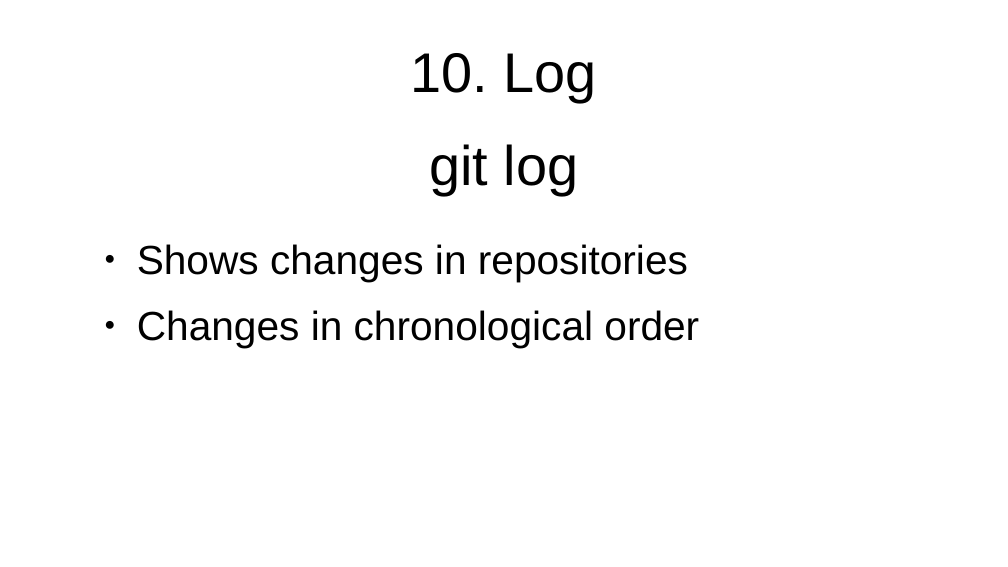
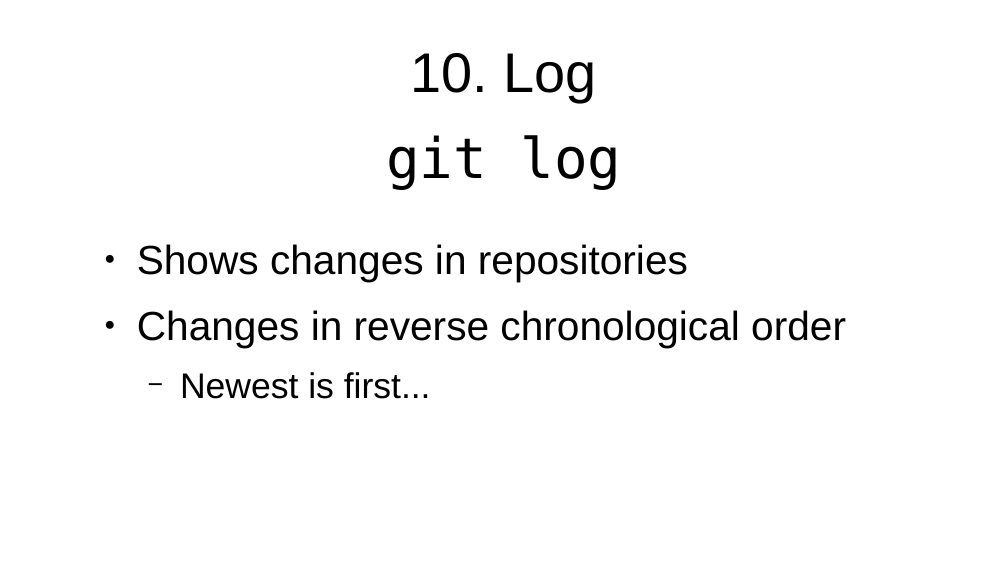
Before and after one commit to flintiii/TenStatementGit, a slide deck: slide 27 of vm_workshop_presentation.odp. Drawn at 1008x567 pixels with LibreOffice and Linux fonts; fonts in the diff are those of the drawing. Boxes give left, top, right and bottom in pixels: in the first picture for what was removed or moved away, otherwise in the second. Text is boxed around its words. In the diff, an @@ line names an element or a change of style, - is before the commit and + after.

```diff
--- a/vm_workshop_presentation.odp
+++ b/vm_workshop_presentation.odp
@@ title "git log": place and size @@
-title "git log" at (429, 144, 579, 195)
+title "git log" at (386, 135, 622, 190)
@@ title "git log" at (386, 135, 622, 190): font Arial to DejaVu Sans Mono @@
@@ text at (137, 310, 846, 399): text changed @@
-● Changes in chronological order
+● Changes in reverse chronological order
+  − Newest is first...
```
Also in this commit, not shown: 24 other slides changed, 2 slides added, 1 slide removed.
